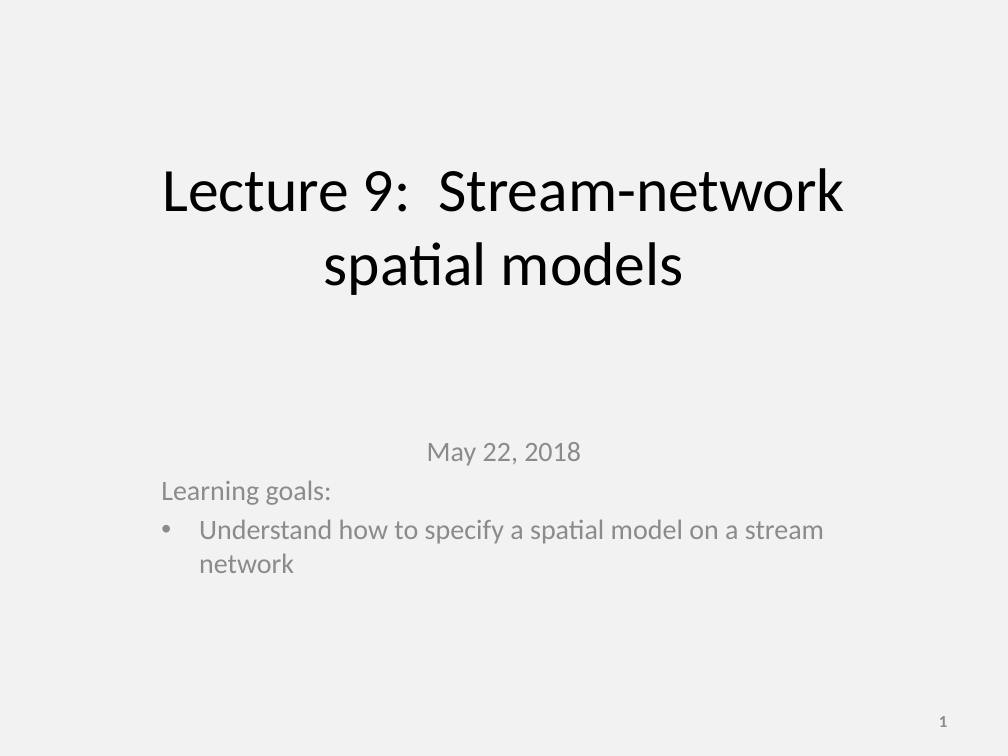
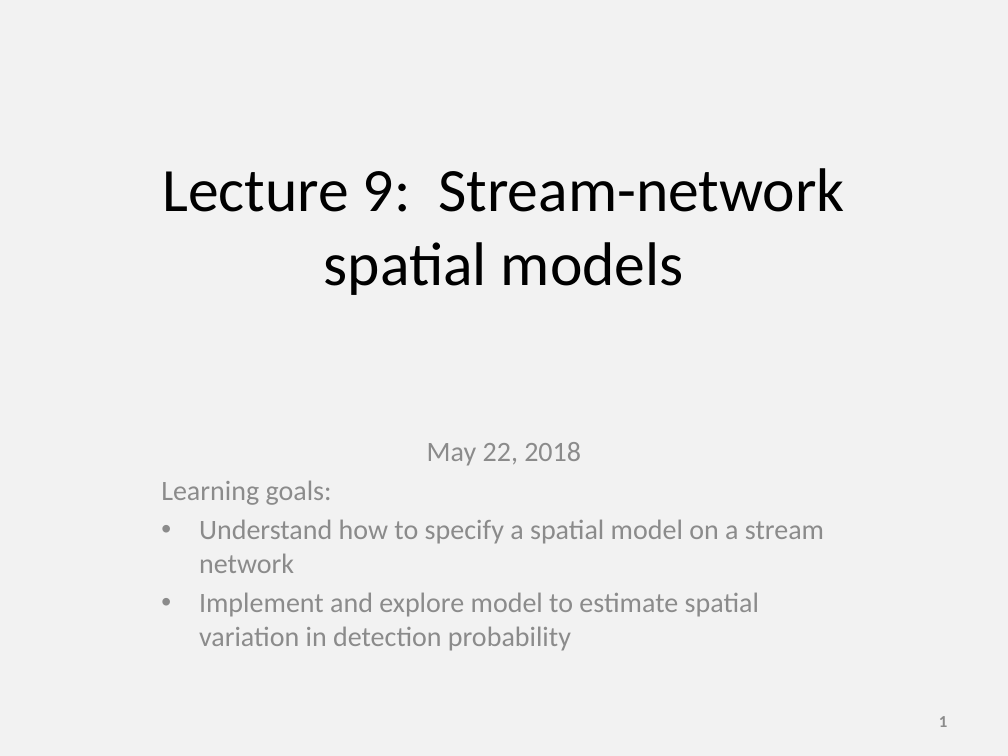
Before and after one commit to James-Thorson/2018_FSH556, a slide deck: slide 1 of Week 9 -- Movement and network models/Lecture 9/Lecture 9 -- stream network.pptx. Drawn at 1008x756 pixels with LibreOffice and Linux fonts; fonts in the diff are those of the drawing. Boxes give left, top, right and bottom in pixels: in the first picture for what was removed or moved away, otherwise in the second. Text is boxed around its words. In the diff, an @@ line names an element or a change of style, - is before the commit and + after.

```diff
--- a/Week 9 -- Movement and network models/Lecture 9/Lecture 9 -- stream network.pptx
+++ b/Week 9 -- Movement and network models/Lecture 9/Lecture 9 -- stream network.pptx
@@ subtitle at (x1=199, y1=592, x2=759, y2=651): paragraph added @@
+• Implement and explore model to estimate spatial variation in detection probability
```
Also in this commit, not shown: 1 other slide changed, 1 slide added, 1 other file.
